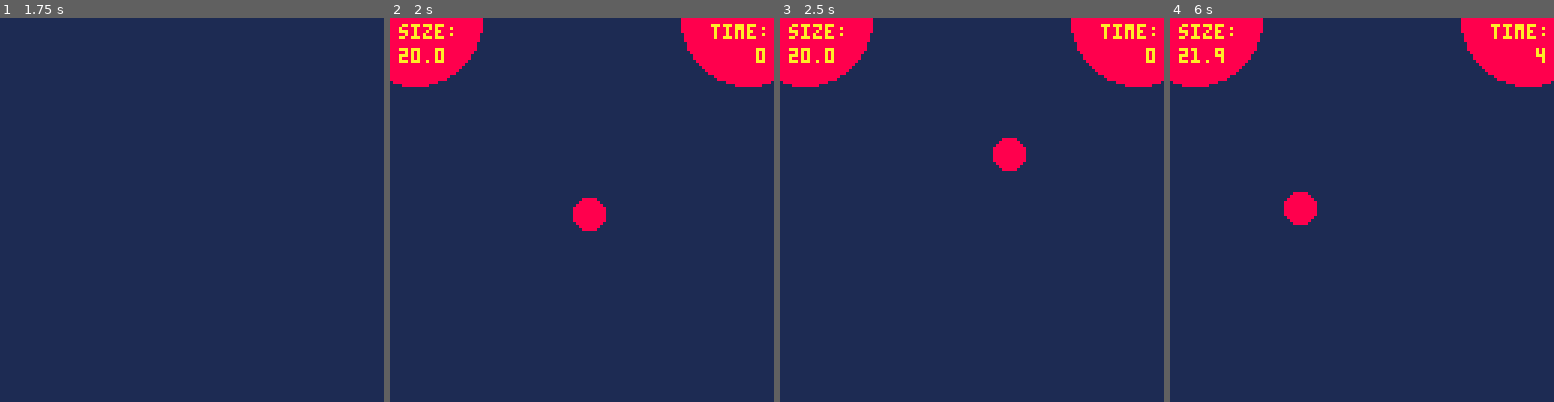
Above: before the commit, frames 1-4 (left to right).
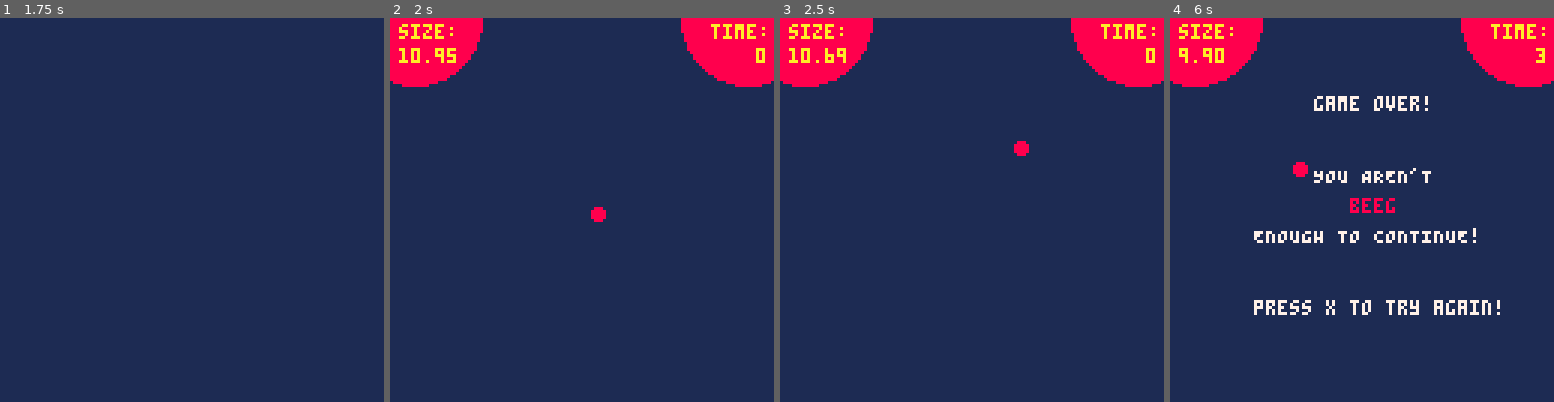
Above: after the commit, the same moments.

Repository: acmcpheron02/beeg
Game: PICO-8 cartridge main.p8
The game is run twice, just before and just after one commit, with the same random seed, the same clock (stepped at 60 frames per second) and the same inputs.
Inputs:
- Up to frame 1 (1.75 s): tap X (X key) at 0.33, 1.07 s; hold Right from 1.6 s (still down)
- Up to frame 2 (2 s): keep holding Right; tap X (X key) at 1.85 s
- Up to frame 3 (2.5 s): release Right at 2.1 s; hold Up 2.15-2.42 s; hold Right from 2.47 s (still down)
- Up to frame 4 (6 s): tap X (X key) at 2.97, 4.08, 5.2 s; release Right at 3.03 s; hold Left 3.08-3.58 s; hold Down 3.63-3.97 s; hold Right 4.02-4.68 s; hold Up 4.73-5.03 s; hold Left 5.08-5.68 s; hold Down from 5.73 s (still down)

Frame 1 is identical in both runs. In frame 2, 0.6% of the frame differs, in the area x 2-57%, y 7-56%; in frame 3, 0.7%; in frame 4, 3.9%, in the area x 2-97%, y 7-78%.

Commit message:
fail state implemented, and other things.

Diff:
--- a/main.p8
+++ b/main.p8
@@ -1,22 +1,28 @@
 pico-8 cartridge // http://www.pico-8.com
 version 39
 __lua__
-
 debug = false
 
-scene = "title"
-ani = -1
-ti = 5
-timer = 0
-actors = {}
-player = {}
 title = {
-  ["size"] = 1,
-  ["posx"] = 32,
-  ["posy"] = 32,
-  ["w"] = 62,
-  ["h"] = 32
-  }
+    ["size"] = 1,
+    ["posx"] = 32,
+    ["posy"] = 32,
+    ["w"] = 62,
+    ["h"] = 32
+    }
+-- scene = "title"
+-- ani = -1
+-- ti = 5
+-- timer = 0
+-- actors = {}
+-- player = {}
+-- title = {
+--   ["size"] = 1,
+--   ["posx"] = 32,
+--   ["posy"] = 32,
+--   ["w"] = 62,
+--   ["h"] = 32
+--   }
 
 food_sprites = {
   ["plankton"] = {32, 33},
@@ -26,22 +32,35 @@
 }
 particles = {}
 
-function _init() end
+function _init()
+    initsteps()
+end
+
+function initsteps()
+    scene = "title"
+    ani = -1
+    ti = 5
+    timer = 0
+    actors = {}
+    player = {}
+    cam = nil
+    camera(0,0)
+end
+
 
 function _update()
   adv_frame()
   if scene == "title" then title_update() end
   if scene == "trans" then trans_update() end
   if scene == "lvl1" then lvl1_update() end
+  if scene == "gameover" then gameover_update() end
 end
 
 function _draw()
   if scene == "title" then title_draw() end
   if scene == "trans" then trans_draw() end
   if scene == "lvl1" then lvl1_draw() end
-  --debug prints
-  if debug == true then
-  end
+  if scene == "gameover" then gameover_draw() end
 end
 
 function title_update()
@@ -49,7 +68,7 @@
   if ani < 64 then pulse = 1 + ((ani/256)) end
   if ani >= 64 then pulse = 1.25 - ((ani%64)/256) end
   --if ani >= 120 then pulse = 1 end
-  if btn(5) then scene = "trans" end
+  if btnp(5) then scene = "trans" end
 end
 
 function title_draw()
@@ -122,6 +141,18 @@
     actors[i].move_actor()
   end
   timer += 0.033
+end
+
+function gameover_update()
+  if btnp(5) then initsteps() end
+end
+
+function gameover_draw()
+  print("game over!", cam.posx + 48, cam.posy+26, 7)
+  print("YOU AREN'T", cam.posx + 48, cam.posy+50, 7)
+  print("beeg", cam.posx + 60, cam.posy+60, 8)
+  print("ENOUGH TO CONTINUE!", cam.posx +28 , cam.posy+70, 7)
+  print("press x to try again!", cam.posx +28 , cam.posy+94, 7)
 end
 
 function format(n,d)
@@ -235,7 +266,7 @@
     p.dy = 0
     p.x_speed = 0
     p.y_speed = 0
-    p.mass = 20.0
+    p.mass = 11.0
     p.base_accel = 0.55
     p.base_friction = .45
     p.base_mass = 20
@@ -254,6 +285,7 @@
     }
     function p.add_mass(m)
       p.mass += m
+      if p.mass <= 9.9 then scene = "gameover" end
       p.set_accel()
       p.set_friction()
       p.set_size()
@@ -275,6 +307,10 @@
       p.x += p.x_speed
       p.y += p.y_speed
       if ani%6 == 0 then bubbles_fx(p) end
+      if p.dx != 0 or p.dy != 0 then
+        local cost = -0.002 * p.mass
+        p.add_mass(cost)
+      end
     end
 
     function p.draw_actor()
@@ -340,7 +376,7 @@
 
   function attach(pl, t)
     local tr = 4 --target ratio
-    local er = sqrt(pl.size)*0.4 --eat range
+    local er = mid(1, sqrt(pl.size)*0.5, 100) --eat range
     t.x=(pl.x*t.attSp + t.x*tr)/(t.attSp+tr)
     t.y=(pl.y*t.attSp + t.y*tr)/(t.attSp+tr)
     if abs(t.x-pl.x) < er and abs(t.y-pl.y) < er then
